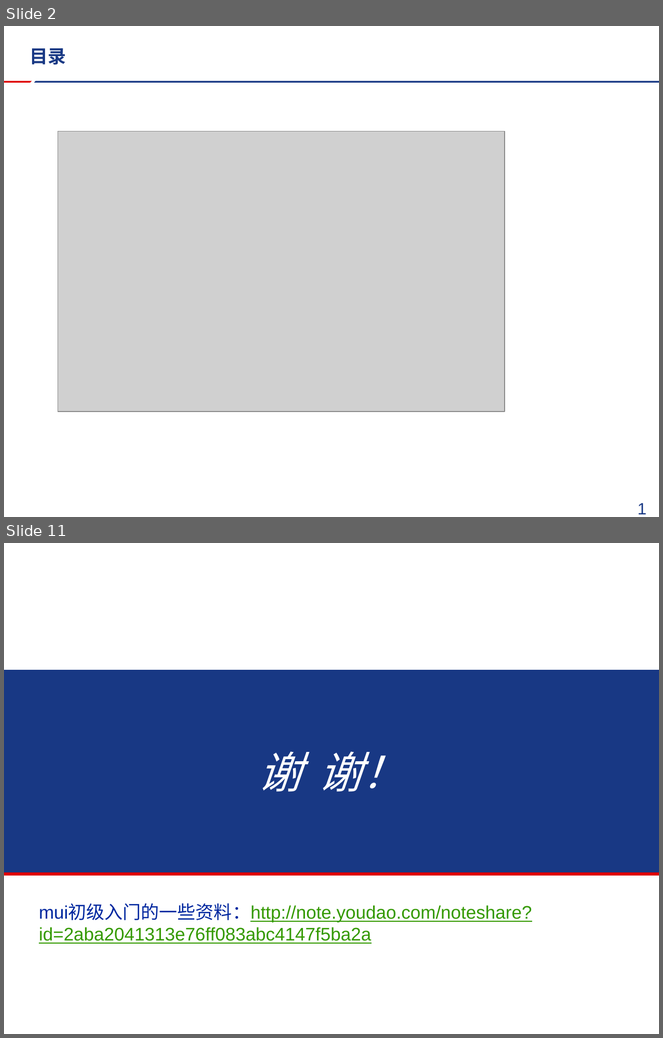
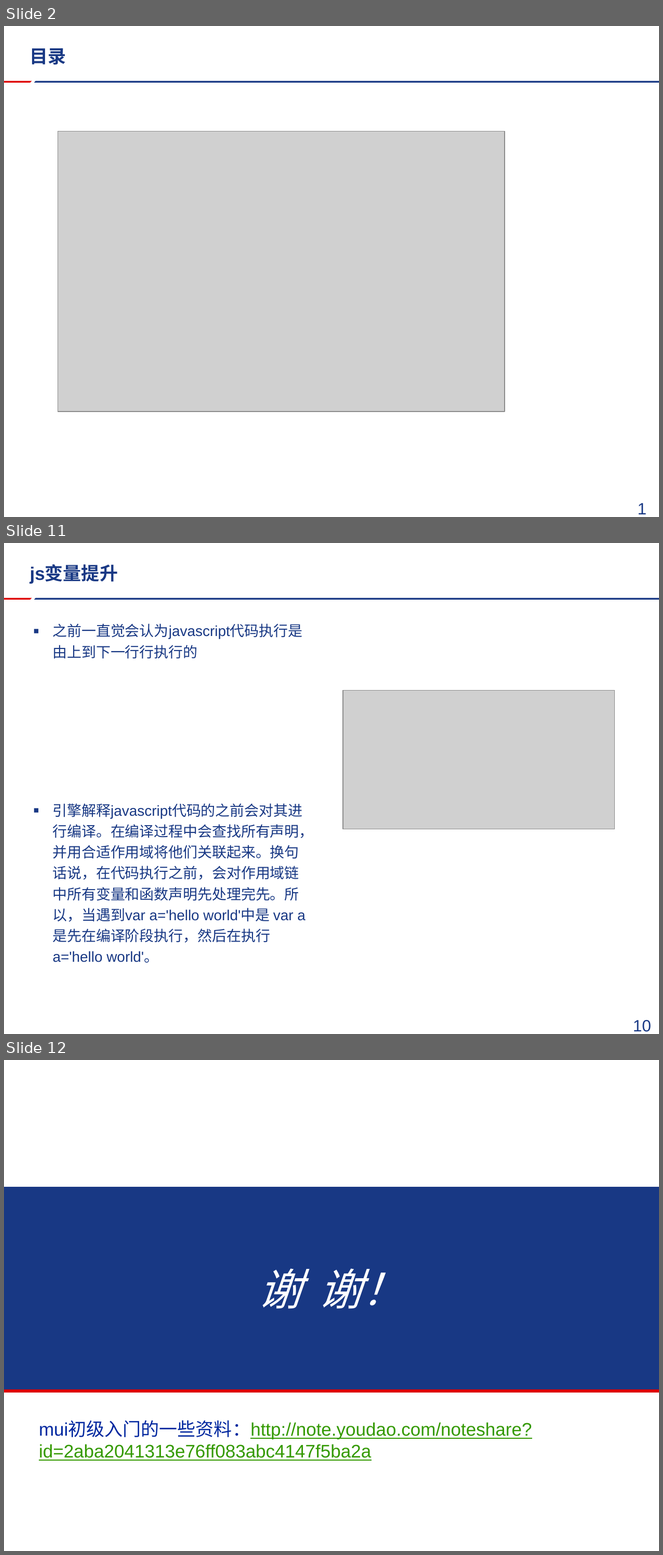
Before and after one commit to FireSmallPanda/swdt, a slide deck: javascript技术分享/mui以及推送分享.pptx. Shown one above the other, each under a label of ours: slides 2 and 11 before the commit, slides 2, 11 and 12 after it; the slides between them are not shown. The pictures are 663x1038 and 663x1555 pixels, drawn with LibreOffice and Linux fonts; fonts in the diff are those of the drawing; grey boxes stand for pictures; background and template pictures are left out. Boxes give left, top, right and bottom in pixels: in the first picture for what was removed or moved away, otherwise in the second. Text is boxed around its words. In the diff, an @@ line names an element or a change of style, - is before the commit and + after.

```diff
--- a/javascript技术分享/mui以及推送分享.pptx
+++ b/javascript技术分享/mui以及推送分享.pptx
@@ slide 11 added at <box>4,543,659,1034</box>, background #FFFFFF; not listed: 2 template elements that a slide beside it also shows @@
@@ title added at <box>30,565,118,583</box>, 20 pt, text #183884, bold @@
+js变量提升
@@ text added at <box>53,624,314,963</box>, 16 pt, text #183884 @@
+▪ 之前一直觉会认为javascript代码执行是由上到下一行行执行的
+▪ 引擎解释javascript代码的之前会对其进行编译。在编译过程中会查找所有声明，并用合适作用域将他们关联起来。换句话说，在代码执行之前，会对作用域链中所有变量和函数声明先处理完先。所以，当遇到var a='hello world'中是 var a是先在编译阶段执行，然后在执行a='hello world'。
@@ picture added at <box>343,691,614,830</box> @@
@@ page number added at <box>633,1020,651,1032</box>, 18 pt, text #183884 @@
+10
@@ what was slide 11 is now slide 12 @@
```
Also in this commit, not shown: 2 slides changed, 6 other slides added, 6 slides removed, 1 other file.
